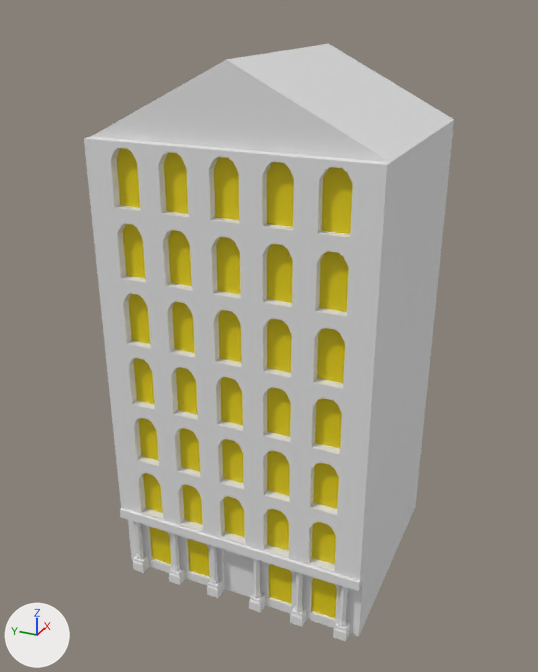
Before and after pictures for a commit that changed the FBX model Pest Patrol/Assets/Mensen/Tamas/WelcomeToMyMostSplendidCondominium.fbx.
Rendered twice from a camera (50 mm lens) standing at (-44.4, -20.8, 43.3) and looking at (3.2, 0.6, 19.5). Every picture has the same lights, and +X, +Y and +Z are marked at lower left. Where no turn or scale is listed for an object, it has been applied to the vertices.
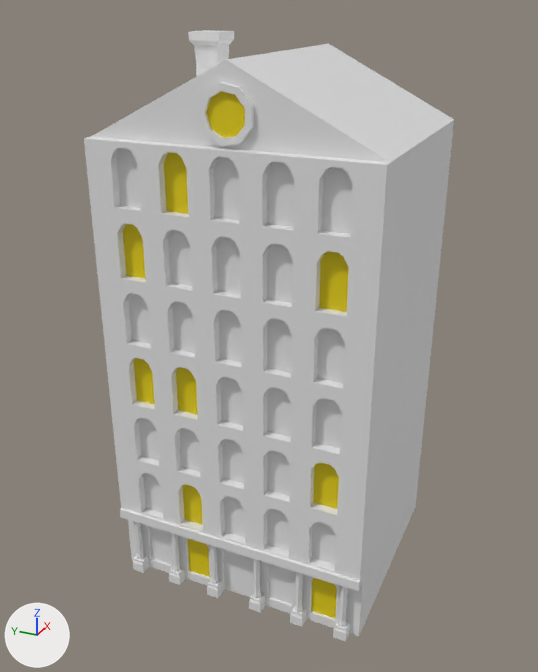
What differs and where, as boxes [x1, y1, x2, y2] in the pictures (538 x 672 px):
'Cube.002', reshaped
    before: [84, 44, 454, 642]
    after: [84, 30, 454, 642]
part 1 of me_cube_015, added
    after: [188, 30, 234, 76]
part 2 of me_cube_015, added
    after: [198, 82, 254, 146]
part 3 of me_cube_015, recoloured (yellow to white)
    both: [117, 148, 353, 604]

Diff of the bpy script that builds the scene:
```diff
--- a/Pest Patrol/Assets/Mensen/Tamas/WelcomeToMyMostSplendidCondominium.fbx.py
+++ b/Pest Patrol/Assets/Mensen/Tamas/WelcomeToMyMostSplendidCondominium.fbx.py
@@ me_cube_015 @@
 # used by ob_cube_002; location = (0.0, 0.0, 0.0)
-me_cube_015.from_pydata(...)  # 1161 vertices, 1128 faces; spans x -5.0..13.0, y -10.0..10.0, z 0.0..40.0
+me_cube_015.from_pydata(...)  # 1233 vertices, 1188 faces; spans x -5.0..13.0, y -10.0..10.0, z 0.0..41.1
+# me_cube_015 part 1: a new loose piece of 36 vertices spanning x 3.1..5.6, y 4.2..6.6, z 35.0..41.1, in mat_material (white #e7e7e7)
+# me_cube_015 part 2: a new loose piece of 36 vertices spanning x -4.3..-2.7, y -1.7..1.8, z 35.2..38.8
+# me_cube_015 part 3: 126 faces spanning x -4.7..-3.8, y -8.1..8.1, z 0.8..34.6 switch from mat_light (yellow #e7d100) to mat_material (white #e7e7e7)
```
